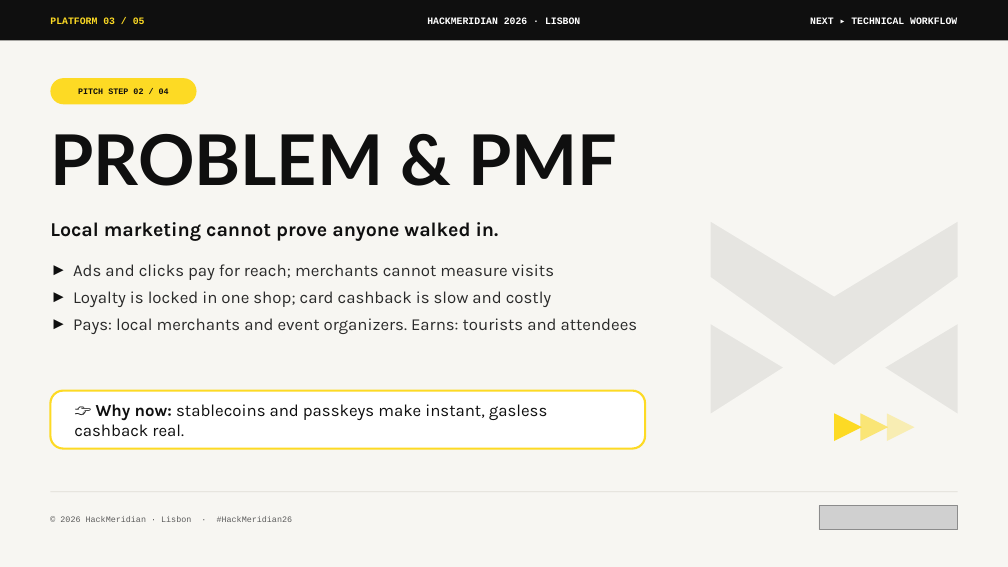
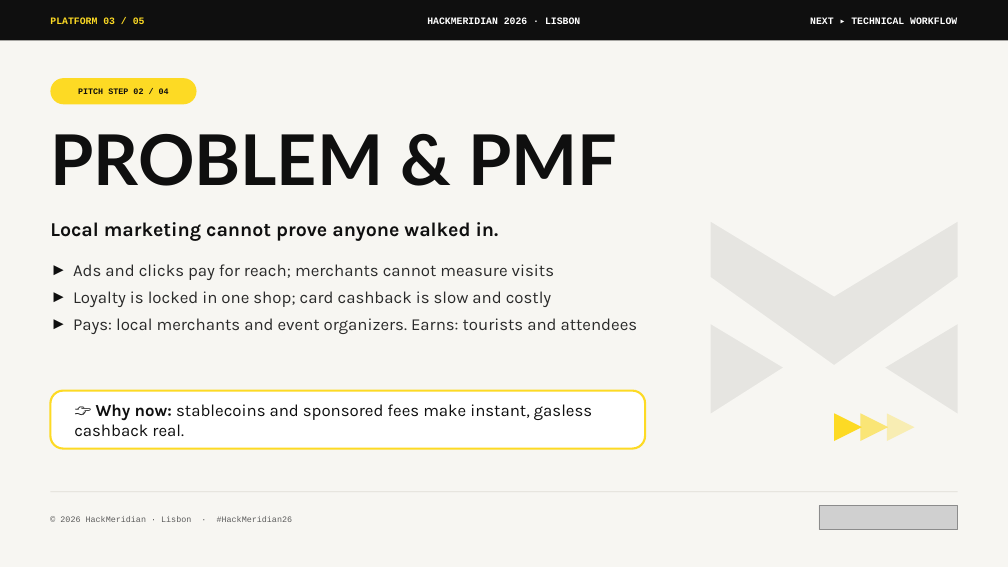
Before and after one commit to developerfred/nata-stellar, a slide deck: slide 3 of docs/nata-pitch-deck-hackmeridian.pptx. Drawn at 1008x567 pixels with LibreOffice and Linux fonts; fonts in the diff are those of the drawing; grey boxes stand for pictures. Boxes give left, top, right and bottom in pixels: in the first picture for what was removed or moved away, otherwise in the second. Text is boxed around its words. In the diff, an @@ line names an element or a change of style, - is before the commit and + after.

Commit message:
docs(deck): remove passkey and USDC claims from pitch deck

```diff
--- a/docs/nata-pitch-deck-hackmeridian.pptx
+++ b/docs/nata-pitch-deck-hackmeridian.pptx
@@ text in rounded rectangle at bbox=[74, 404, 593, 437]: text changed @@
-👉 Why now: stablecoins and passkeys make instant, gasless cashback real.
+👉 Why now: stablecoins and sponsored fees make instant, gasless cashback real.
```
Also in this commit, not shown: 2 other slides changed.
